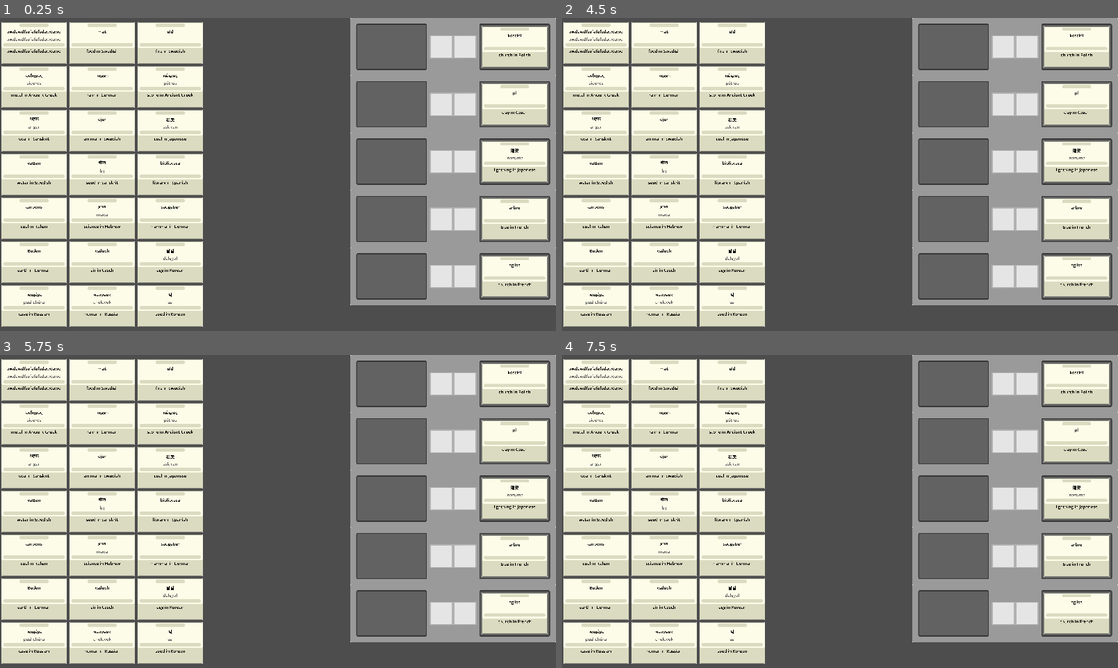
Above: before the commit, frames 1-4 (two rows, left to right).
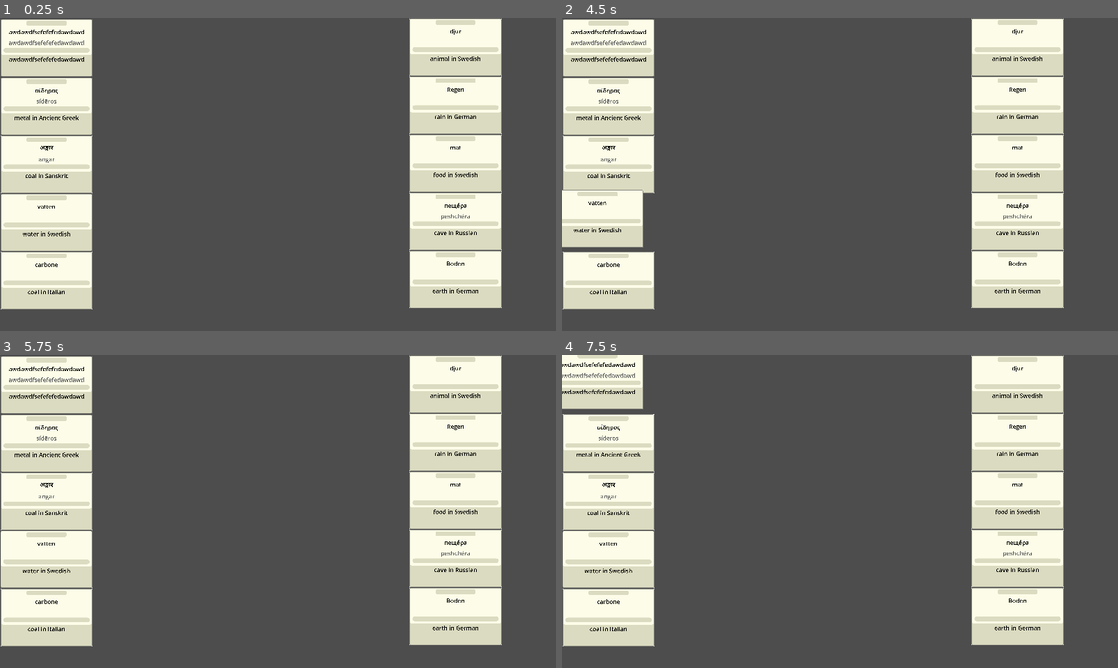
Above: after the commit, the same moments.

Repository: Team-Blackbird/Team-BlackBird
Game: Godot game, scene res://scenes/main.tscn
The game is run twice, just before and just after one commit, with the same random seed, the same clock (stepped at 60 frames per second) and the same inputs.
Inputs (mouse positions are in pixels of both pictures, inside the frame that each line leads up to):
- Up to frame 1 (0.25 s): no input
- Up to frame 2 (4.5 s): tap Enter at 0.5, 2, 3.5 s; move the mouse to (1079, 46) at 0.52 s; click (1079, 46) at 0.67 s; tap Space at 1.25, 2.75, 4.25 s; move the mouse to (1079, 105) at 1.27 s; click (1079, 105) at 1.42 s; move the mouse to (1079, 161) at 2.02 s; click (1079, 161) at 2.17 s; move the mouse to (1079, 218) at 2.77 s; click (1079, 218) at 2.92 s; move the mouse to (1079, 277) at 3.52 s; click (1079, 277) at 3.67 s; move the mouse to (595, 218) at 4.27 s; click (595, 218) at 4.42 s
- Up to frame 3 (5.75 s): move the mouse to (33, 511) at 5.02 s; click (33, 511) at 5.17 s
- Up to frame 4 (7.5 s): move the mouse to (595, 467) at 5.77 s; click (595, 467) at 5.92 s; move the mouse to (595, 423) at 6.52 s; click (595, 423) at 6.67 s; move the mouse to (595, 380) at 7.27 s; click (595, 380) at 7.42 s

The runs differ from the first frame. In frame 1, 51% of the frame differs, in the area x 0-100%, y 0-99%; in frame 2, 51%; in frame 3, 51%; in frame 4, 51%.
Error in both runs: Invalid access to property or key 'word' on a base object of type 'Nil'. (res://scripts/cards.gd:22)

Commit message:
better card placement

Diff:
--- a/scenes/cards.tscn
+++ b/scenes/cards.tscn
@@ -4,13 +4,13 @@
 [ext_resource type="Script" path="res://scripts/cards.gd" id="2_xcpht"]
 
 [sub_resource type="RectangleShape2D" id="RectangleShape2D_k3olv"]
-size = Vector2(265.715, 165.714)
+size = Vector2(373, 232)
 
 [node name="cards" type="Node2D"]
 script = ExtResource("2_xcpht")
 
 [node name="Sprite2D" type="Sprite2D" parent="."]
-scale = Vector2(0.05, 0.05)
+scale = Vector2(0.07, 0.07)
 texture = ExtResource("1_3ifsu")
 
 [node name="Word" type="RichTextLabel" parent="Sprite2D"]
@@ -63,7 +63,7 @@
 collision_layer = 2
 
 [node name="CollisionShape2D" type="CollisionShape2D" parent="Area2D"]
-position = Vector2(1.90735e-05, 2.72478e-06)
+position = Vector2(0.499989, 0)
 scale = Vector2(0.999999, 0.999999)
 shape = SubResource("RectangleShape2D_k3olv")
 
--- a/scenes/main.tscn
+++ b/scenes/main.tscn
@@ -15,109 +15,61 @@
 script = ExtResource("2_8r5wt")
 
 [node name="placeable area5" parent="player cards" instance=ExtResource("1_g81ut")]
-position = Vector2(98, 576)
+position = Vector2(134, 755)
 
 [node name="placeable area4" parent="player cards" instance=ExtResource("1_g81ut")]
-position = Vector2(98, 450)
+position = Vector2(134, 588)
 
 [node name="placeable area3" parent="player cards" instance=ExtResource("1_g81ut")]
-position = Vector2(98, 324)
+position = Vector2(134, 421)
 
 [node name="placeable area2" parent="player cards" instance=ExtResource("1_g81ut")]
-position = Vector2(98, 198)
+position = Vector2(134, 254)
 
 [node name="placeable area" parent="player cards" instance=ExtResource("1_g81ut")]
-position = Vector2(98, 72)
-
-[node name="placeable area6" parent="player cards" instance=ExtResource("1_g81ut")]
-position = Vector2(294, 324)
-
-[node name="placeable area7" parent="player cards" instance=ExtResource("1_g81ut")]
-position = Vector2(294, 198)
-
-[node name="placeable area8" parent="player cards" instance=ExtResource("1_g81ut")]
-position = Vector2(294, 72)
-
-[node name="placeable area9" parent="player cards" instance=ExtResource("1_g81ut")]
-position = Vector2(98, 828)
-
-[node name="placeable area10" parent="player cards" instance=ExtResource("1_g81ut")]
-position = Vector2(98, 702)
-
-[node name="placeable area11" parent="player cards" instance=ExtResource("1_g81ut")]
-position = Vector2(294, 828)
-
-[node name="placeable area12" parent="player cards" instance=ExtResource("1_g81ut")]
-position = Vector2(294, 702)
-
-[node name="placeable area13" parent="player cards" instance=ExtResource("1_g81ut")]
-position = Vector2(294, 576)
-
-[node name="placeable area14" parent="player cards" instance=ExtResource("1_g81ut")]
-position = Vector2(294, 450)
-
-[node name="placeable area15" parent="player cards" instance=ExtResource("1_g81ut")]
-position = Vector2(490, 324)
-
-[node name="placeable area16" parent="player cards" instance=ExtResource("1_g81ut")]
-position = Vector2(490, 198)
-
-[node name="placeable area17" parent="player cards" instance=ExtResource("1_g81ut")]
-position = Vector2(490, 72)
-
-[node name="placeable area18" parent="player cards" instance=ExtResource("1_g81ut")]
-position = Vector2(490, 828)
-
-[node name="placeable area19" parent="player cards" instance=ExtResource("1_g81ut")]
-position = Vector2(490, 702)
-
-[node name="placeable area20" parent="player cards" instance=ExtResource("1_g81ut")]
-position = Vector2(490, 576)
-
-[node name="placeable area21" parent="player cards" instance=ExtResource("1_g81ut")]
-position = Vector2(490, 450)
+position = Vector2(134, 86)
 
 [node name="Node2D" type="Node2D" parent="."]
 script = ExtResource("3_cu4ck")
 
 [node name="Label" parent="Node2D" instance=ExtResource("3_omlem")]
-offset_left = 1304.0
-offset_top = 83.0
-offset_right = 1378.0
-offset_bottom = 106.0
+offset_left = 1124.0
+offset_top = 84.0
+offset_right = 1198.0
+offset_bottom = 107.0
 metadata/_edit_use_anchors_ = true
 
 [node name="Label2" parent="Node2D" instance=ExtResource("3_omlem")]
-offset_left = 1304.0
-offset_top = 248.0
-offset_right = 1378.0
-offset_bottom = 297.0
+offset_left = 1124.0
+offset_top = 251.0
+offset_right = 1198.0
+offset_bottom = 300.0
 metadata/_edit_use_anchors_ = true
 
 [node name="Label3" parent="Node2D" instance=ExtResource("3_omlem")]
-offset_left = 1304.0
-offset_top = 413.0
-offset_right = 1378.0
-offset_bottom = 462.0
+offset_left = 1124.0
+offset_top = 418.0
+offset_right = 1198.0
+offset_bottom = 467.0
 metadata/_edit_use_anchors_ = true
 
 [node name="Label4" parent="Node2D" instance=ExtResource("3_omlem")]
-offset_left = 1304.0
-offset_top = 578.0
-offset_right = 1378.0
-offset_bottom = 627.0
+offset_left = 1124.0
+offset_top = 585.0
+offset_right = 1198.0
+offset_bottom = 634.0
 metadata/_edit_use_anchors_ = true
 
 [node name="Label5" parent="Node2D" instance=ExtResource("3_omlem")]
-offset_left = 1304.0
-offset_top = 743.0
-offset_right = 1378.0
-offset_bottom = 792.0
+offset_left = 1124.0
+offset_top = 752.0
+offset_right = 1198.0
+offset_bottom = 801.0
 metadata/_edit_use_anchors_ = true
 
 [node name="FinalLabel" type="Label" parent="Node2D"]
-offset_left = 1308.0
-offset_top = 853.0
-offset_right = 1362.0
-offset_bottom = 876.0
+offset_left = 1139.0
+offset_top = 856.0
+offset_right = 1193.0
+offset_bottom = 879.0
 text = "yayaya"
--- a/scenes/placeable_area.tscn
+++ b/scenes/placeable_area.tscn
@@ -3,11 +3,10 @@
 [ext_resource type="Script" path="res://scripts/placeable_area.gd" id="1_64bvj"]
 
 [sub_resource type="RectangleShape2D" id="RectangleShape2D_tw4cv"]
-size = Vector2(194, 125)
+size = Vector2(264, 166)
 
 [node name="placeable area" type="Area2D"]
 script = ExtResource("1_64bvj")
 
 [node name="CollisionShape2D" type="CollisionShape2D" parent="."]
-position = Vector2(0, 0.5)
 shape = SubResource("RectangleShape2D_tw4cv")
--- a/scenes/test.tscn
+++ b/scenes/test.tscn
@@ -1,8 +1,7 @@
-[gd_scene load_steps=4 format=3 uid="uid://bmfwrtih5tgvl"]
+[gd_scene load_steps=3 format=3 uid="uid://bmfwrtih5tgvl"]
 
 [ext_resource type="Script" path="res://scripts/label.gd" id="1_rw6tw"]
 [ext_resource type="PackedScene" uid="uid://bxelo41vclqw0" path="res://scenes/placeable_area.tscn" id="2_jullo"]
-[ext_resource type="Texture2D" uid="uid://cdu0te5pd33ov" path="res://images/Horizontal_Board_Modual.png" id="2_nx5y8"]
 
 [node name="Label" type="Label"]
 z_index = 100
@@ -11,13 +10,8 @@
 text = "yoyoyoyo"
 script = ExtResource("1_rw6tw")
 
-[node name="Sprite2D" type="Sprite2D" parent="."]
-z_index = -101
-scale = Vector2(0.05, 0.05)
-texture = ExtResource("2_nx5y8")
-
 [node name="placeable area" parent="." instance=ExtResource("2_jullo")]
-position = Vector2(-177, 0)
+position = Vector2(-180, 0)
 
 [node name="placeable area2" parent="." instance=ExtResource("2_jullo")]
-position = Vector2(177, 0)
+position = Vector2(187, 0)
--- a/scripts/cards.gd
+++ b/scripts/cards.gd
@@ -43,12 +43,13 @@
 				in_area = null
 
 		if in_area == null and $Area2D.has_overlapping_areas() and not is_selected:
-			var over_area = $Area2D.get_overlapping_areas()[0]
-			if over_area.get("is_placeable_area"):
-				if over_area.is_placeable_area and over_area.card == null:
-					in_area = over_area
-					in_area.card = self
-					fallback_pos = over_area.global_position
+			for over_area in $Area2D.get_overlapping_areas():
+				if over_area.get("is_placeable_area"):
+					if over_area.is_placeable_area and over_area.card == null:
+						in_area = over_area
+						in_area.card = self
+						fallback_pos = over_area.global_position
+						break
 			moving_to_fallback = true
 
 		if not $Area2D.has_overlapping_areas() and not is_selected:
